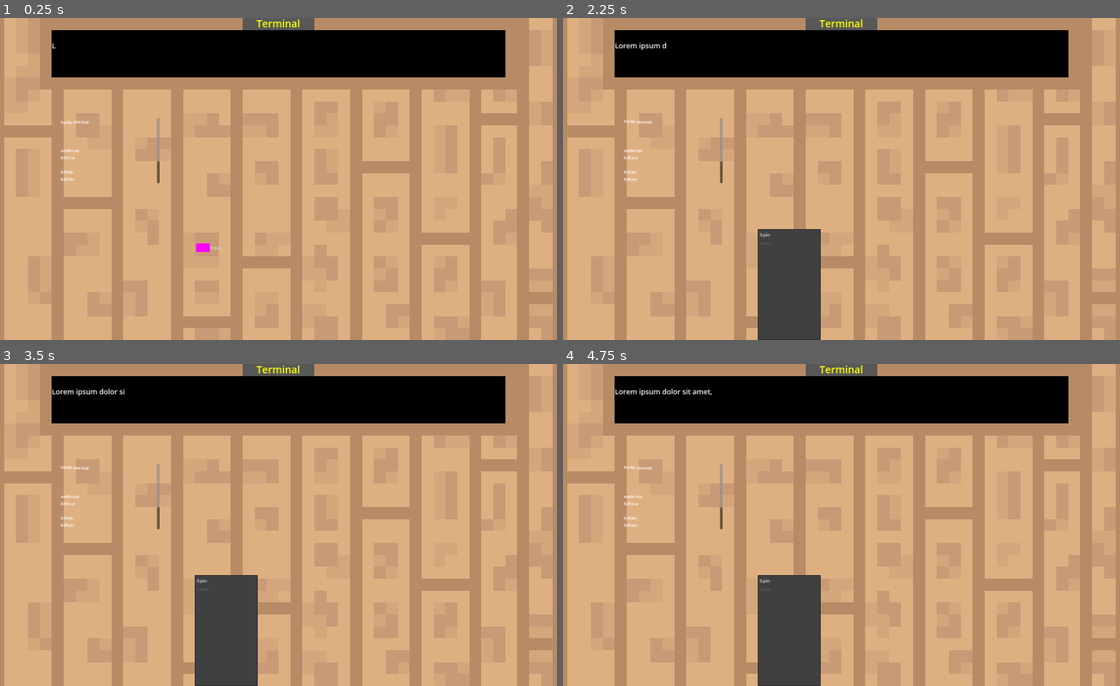
Above: before the commit, frames 1-4 (two rows, left to right).
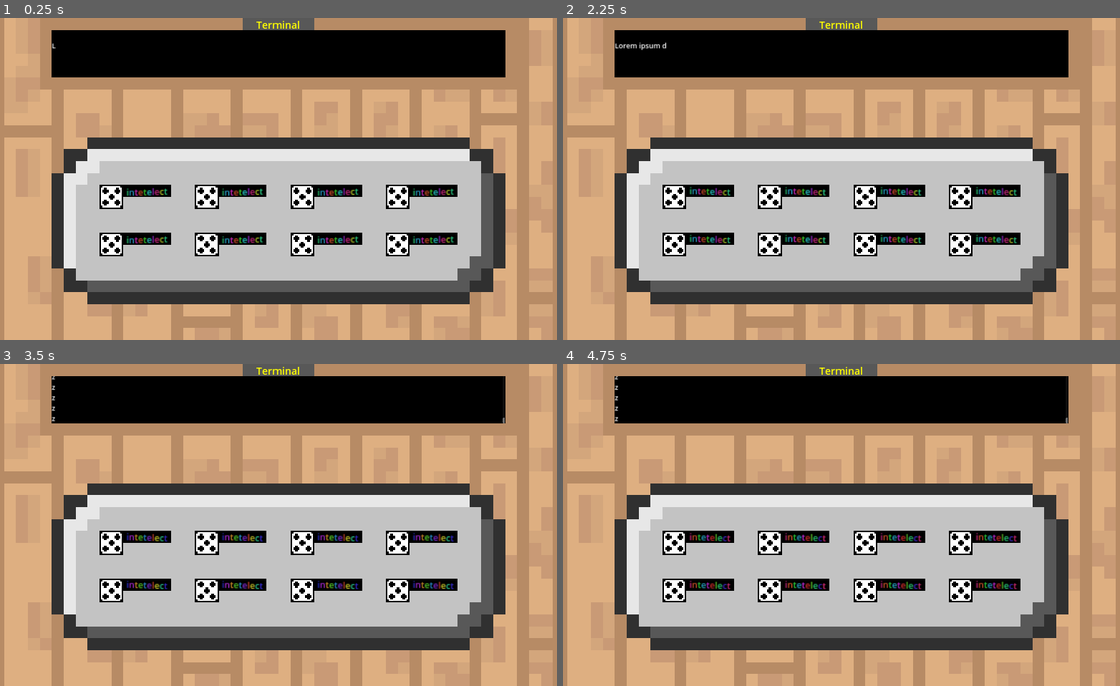
Above: after the commit, the same moments.

Repository: C4llSqin/Create-Your-own-Weapon-of-Math-Destruction
Game: Godot game, scene res://scenes/main_menu.tscn
Same seed, same stepped clock (60 frames per second), same inputs: the game is played once before the commit and once after it.
Inputs (mouse positions are in pixels of both pictures, inside the frame that each line leads up to):
- Up to frame 1 (0.25 s): no input
- Up to frame 2 (2.25 s): click (791, 246) at 0.5 s, where only the run before the commit has a clickable "Flish"; click (791, 246) at 1.25 s, where only the run before the commit has a clickable "Flish"; click (791, 246) at 2 s, where only the run before the commit has a clickable "Flish"
- Up to frame 3 (3.5 s): tap Enter (ui_accept) at 2.75, 3.02 s
- Up to frame 4 (4.75 s): tap Enter (ui_accept) at 3.77 s

The runs differ from the first frame. In frame 1, 41% of the frame differs, in the area x 9-91%, y 0-89%; in frame 2, 41%; in frame 3, 41%; in frame 4, 41%, in the area x 9-91%, y 0-100%.

Commit message:
intelect

Diff:
--- a/project.godot
+++ b/project.godot
@@ -21,6 +21,9 @@
 
 window/size/viewport_width=1920
 window/size/viewport_height=1080
+window/size/mode=2
+window/size/window_width_override=1920
+window/size/window_height_override=1017
 window/stretch/mode="canvas_items"
 
 [rendering]
--- /dev/null
+++ b/scenes/WoMD menu button.tscn
@@ -0,0 +1,27 @@
+[gd_scene load_steps=2 format=3 uid="uid://bvs8xooyxm44y"]
+
+[ext_resource type="Texture2D" uid="uid://dwvbi8gy1u0uv" path="res://assets/button_random.png" id="1_emhmn"]
+
+[node name="WoMdMenuButton" type="Control"]
+clip_contents = true
+layout_mode = 3
+offset_right = 48.0
+offset_bottom = 16.0
+grow_horizontal = 2
+grow_vertical = 2
+
+[node name="Sprite2D" type="Sprite2D" parent="."]
+texture_filter = 1
+position = Vector2(8, 8)
+texture = ExtResource("1_emhmn")
+
+[node name="RichTextLabel" type="RichTextLabel" parent="."]
+layout_mode = 0
+offset_left = 16.0
+offset_right = 144.0
+offset_bottom = 32.0
+scale = Vector2(0.25, 0.25)
+bbcode_enabled = true
+text = "[rainbow][wave][center][font_size=24]intetelect[/font_size][/center]
+"
+scroll_active = false
--- a/scenes/game_manager.tscn
+++ b/scenes/game_manager.tscn
@@ -1,40 +1,45 @@
-[gd_scene load_steps=4 format=3 uid="uid://x3dpr6ldtqxa"]
+[gd_scene load_steps=7 format=3 uid="uid://x3dpr6ldtqxa"]
 
-[ext_resource type="Texture2D" uid="uid://b73w54ikgpy2h" path="res://table.png" id="1_43n5y"]
-[ext_resource type="Texture2D" uid="uid://dpe2mimosfi62" path="res://terminal.png" id="2_4h5ai"]
-[ext_resource type="Script" path="res://scenes/Terminal.gd" id="2_q6cju"]
+[ext_resource type="Texture2D" uid="uid://b73w54ikgpy2h" path="res://assets/table.png" id="1_43n5y"]
+[ext_resource type="Texture2D" uid="uid://dpe2mimosfi62" path="res://assets/terminal.png" id="2_4h5ai"]
+[ext_resource type="Script" path="res://scripts/Terminal.gd" id="2_q6cju"]
+[ext_resource type="Texture2D" uid="uid://cydqvc1x6ummc" path="res://assets/button_box.png" id="4_kcq4x"]
+[ext_resource type="Texture2D" uid="uid://dwvbi8gy1u0uv" path="res://assets/button_random.png" id="5_lkptv"]
+[ext_resource type="PackedScene" uid="uid://bvs8xooyxm44y" path="res://scenes/WoMD menu button.tscn" id="5_ud061"]
 
 [node name="GameManager" type="Control"]
 layout_mode = 3
 anchors_preset = 15
 anchor_right = 1.0
 anchor_bottom = 1.0
+offset_right = -1872.0
+offset_bottom = -1053.0
 grow_horizontal = 2
 grow_vertical = 2
+scale = Vector2(40, 40)
 
 [node name="background" type="Sprite2D" parent="."]
 texture_filter = 1
-position = Vector2(960, 540)
-scale = Vector2(40, 40)
+position = Vector2(24, 13.5)
 texture = ExtResource("1_43n5y")
+
+[node name="term_sheild" type="Sprite2D" parent="."]
+texture_filter = 1
+position = Vector2(24, 3)
+texture = ExtResource("2_4h5ai")
+
+[node name="terminal_title" type="RichTextLabel" parent="term_sheild"]
+offset_left = -3.0
+offset_top = -3.125
+offset_right = 237.0
+offset_bottom = 46.875
+scale = Vector2(0.025, 0.025)
+bbcode_enabled = true
+text = "[center][font_size=34][color=yellow]Terminal[/color][/font_size][/center]"
+scroll_active = false
 
 [node name="Terminal" type="Node" parent="."]
 script = ExtResource("2_q6cju")
-
-[node name="term_sheild" type="Sprite2D" parent="Terminal"]
-texture_filter = 1
-position = Vector2(960, 120)
-scale = Vector2(40, 40)
-texture = ExtResource("2_4h5ai")
-
-[node name="terminal_title" type="RichTextLabel" parent="Terminal"]
-offset_left = 840.0
-offset_top = -5.0
-offset_right = 1080.0
-offset_bottom = 45.0
-bbcode_enabled = true
-text = "[center][font_size=34][color=yellow]Terminal[/color][/font_size][/center]"
-scroll_active = false
 
 [node name="contents" type="RichTextLabel" parent="Terminal"]
 offset_left = 200.0
@@ -72,3 +77,94 @@
 scroll_following = true
 visible_characters = 0
 visible_ratio = 0.0
+
+[node name="Sprite2D" type="Sprite2D" parent="."]
+texture_filter = 1
+position = Vector2(24, 17)
+texture = ExtResource("4_kcq4x")
+
+[node name="Sprite2D2" type="Sprite2D" parent="."]
+position = Vector2(681, 609)
+scale = Vector2(5, 5)
+texture = ExtResource("5_lkptv")
+
+[node name="WoMdMenuButton" parent="." instance=ExtResource("5_ud061")]
+layout_mode = 0
+anchors_preset = 0
+offset_left = 9.0
+offset_top = 18.0
+offset_right = 57.0
+offset_bottom = 35.0
+grow_horizontal = 1
+grow_vertical = 1
+scale = Vector2(0.125, 0.125)
+
+[node name="WoMdMenuButton2" parent="." instance=ExtResource("5_ud061")]
+anchors_preset = 0
+offset_left = 9.0
+offset_top = 14.0
+offset_right = 57.0
+offset_bottom = 30.0
+grow_horizontal = 1
+grow_vertical = 1
+scale = Vector2(0.125, 0.125)
+
+[node name="WoMdMenuButton3" parent="." instance=ExtResource("5_ud061")]
+anchors_preset = 0
+offset_left = 17.025
+offset_top = 14.025
+offset_right = 65.025
+offset_bottom = 30.025
+grow_horizontal = 1
+grow_vertical = 1
+scale = Vector2(0.125, 0.125)
+
+[node name="WoMdMenuButton4" parent="." instance=ExtResource("5_ud061")]
+anchors_preset = 0
+offset_left = 17.325
+offset_top = 17.725
+offset_right = 65.325
+offset_bottom = 33.725
+grow_horizontal = 1
+grow_vertical = 1
+scale = Vector2(0.125, 0.125)
+
+[node name="WoMdMenuButton5" parent="." instance=ExtResource("5_ud061")]
+anchors_preset = 0
+offset_left = 32.775
+offset_top = 17.975
+offset_right = 80.775
+offset_bottom = 34.975
+grow_horizontal = 1
+grow_vertical = 1
+scale = Vector2(0.125, 0.125)
+
+[node name="WoMdMenuButton6" parent="." instance=ExtResource("5_ud061")]
+anchors_preset = 0
+offset_left = 32.95
+offset_top = 13.9
+offset_right = 80.95
+offset_bottom = 29.9
+grow_horizontal = 1
+grow_vertical = 1
+scale = Vector2(0.125, 0.125)
+
+[node name="WoMdMenuButton7" parent="." instance=ExtResource("5_ud061")]
+anchors_preset = 0
+offset_left = 25.1
+offset_top = 18.05
+offset_right = 73.1
+offset_bottom = 34.05
+grow_horizontal = 1
+grow_vertical = 1
+scale = Vector2(0.125, 0.125)
+
+[node name="WoMdMenuButton8" parent="." instance=ExtResource("5_ud061")]
+anchors_preset = 0
+offset_left = 25.2
+offset_top = 14.075
+offset_right = 73.2
+offset_bottom = 30.075
+grow_horizontal = 1
+grow_vertical = 1
+scale = Vector2(0.125, 0.125)
--- a/scenes/main_menu.tscn
+++ b/scenes/main_menu.tscn
@@ -1,9 +1,9 @@
-[gd_scene load_steps=3 format=3 uid="uid://b2r7v8f7nes71"]
+[gd_scene load_steps=4 format=3 uid="uid://b2r7v8f7nes71"]
 
 [ext_resource type="PackedScene" uid="uid://x3dpr6ldtqxa" path="res://scenes/game_manager.tscn" id="1_f5x0h"]
+[ext_resource type="Texture2D" uid="uid://dwvbi8gy1u0uv" path="res://assets/button_random.png" id="2_tk12h"]
 
-[sub_resource type="PlaceholderTexture2D" id="PlaceholderTexture2D_uut7l"]
-size = Vector2(45, 29)
+[sub_resource type="Theme" id="Theme_wym0f"]
 
 [node name="Main menu" type="Control"]
 layout_mode = 3
@@ -17,14 +17,21 @@
 layout_mode = 1
 
 [node name="MenuButton" type="MenuButton" parent="."]
+visible = false
+texture_filter = 1
 layout_mode = 0
-offset_left = 680.0
+offset_left = 360.0
 offset_top = 720.0
-offset_right = 890.0
-offset_bottom = 820.0
-text = "Flish"
-icon = SubResource("PlaceholderTexture2D_uut7l")
+offset_right = 600.0
+offset_bottom = 800.0
+theme = SubResource("Theme_wym0f")
+text = "[color=green]Flish[/color]
+
+
+"
+icon = ExtResource("2_tk12h")
 alignment = 0
+expand_icon = true
 item_count = 13
 popup/item_0/text = "Spin"
 popup/item_0/id = 0
@@ -55,6 +62,7 @@
 popup/item_12/id = 12
 
 [node name="RichTextLabel" type="RichTextLabel" parent="."]
+visible = false
 layout_mode = 0
 offset_left = 230.0
 offset_top = 335.0
--- a/scenes/Terminal.gd
+++ b/scripts/Terminal.gd
@@ -23,7 +23,7 @@
 		frame = 0
 		return
 	if frame % 10 == 0:
-		print(textbox.visible_characters)
+		#print(textbox.visible_characters)
 		textbox.visible_characters += 1
 	frame += 1
 	pass
Binary file added: assets/button_box.png
Not shown, added: assets/button_box.png.import
Binary file added: assets/button_random.png
Not shown, changed: assets/button_random.png.import
Renamed: table.png -> assets/table.png
Not shown, added: assets/table.png.import
Renamed: terminal.png -> assets/terminal.png
Not shown, changed: assets/terminal.png.import
